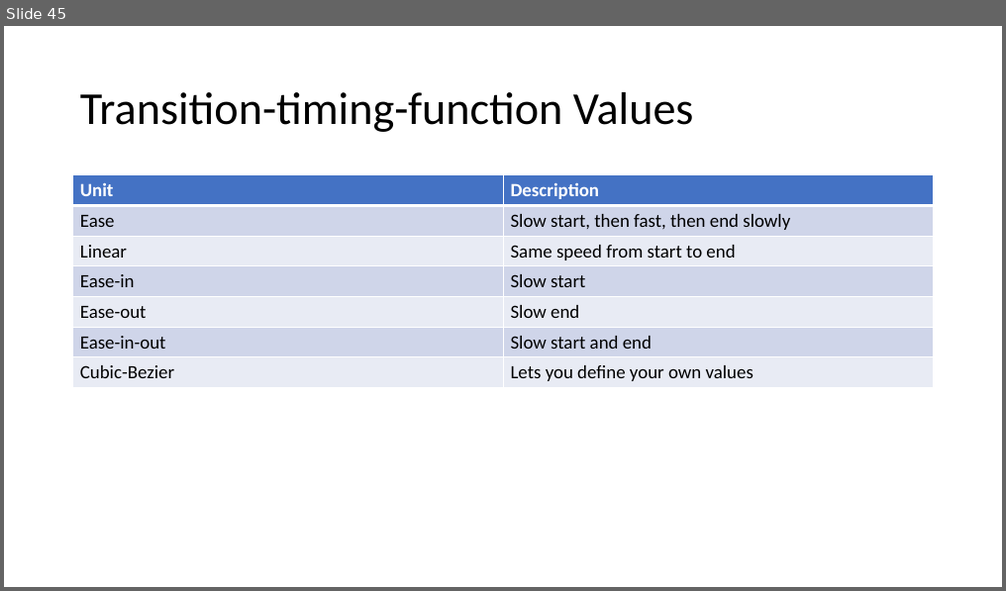
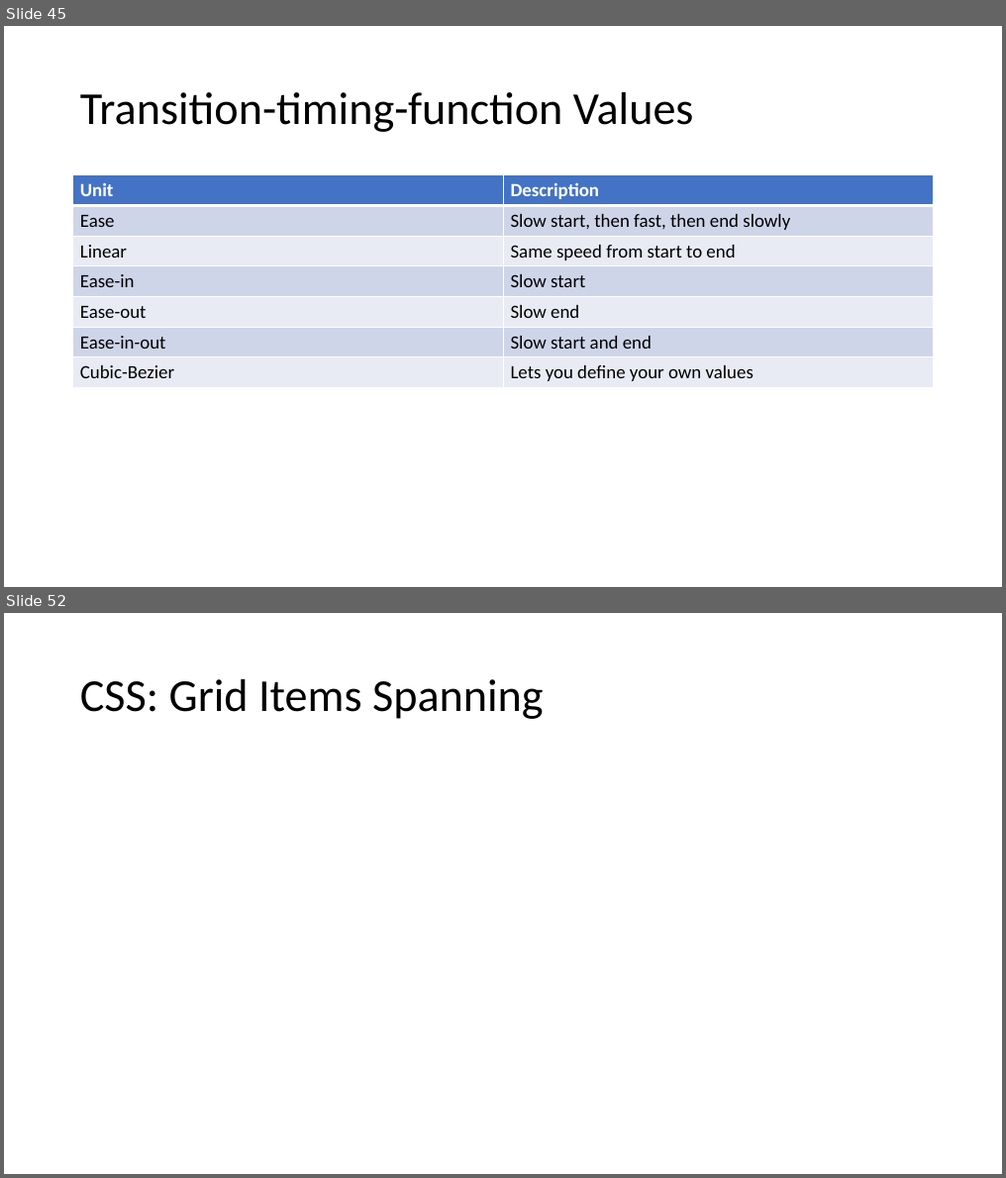
Before and after one commit to PiyushChaturvedii/Batch05, a slide deck: CSS3.pptx. Shown one above the other, each under a label of ours: slide 45 before the commit, slides 45 and 52 after it; the slides between them are not shown. The pictures are 1006x591 and 1006x1178 pixels, drawn with LibreOffice and Linux fonts; fonts in the diff are those of the drawing. Boxes give left, top, right and bottom in pixels: in the first picture for what was removed or moved away, otherwise in the second. Text is boxed around its words. In the diff, an @@ line names an element or a change of style, - is before the commit and + after.

```diff
--- a/CSS3.pptx
+++ b/CSS3.pptx
@@ slide 52 added at [4, 613, 1002, 1174], background #FFFFFF @@
@@ title added at [80, 679, 544, 719], 44 pt, text #000000 @@
+CSS: Grid Items Spanning
```
Also in this commit, not shown: 7 other slides added, 3 other files.
